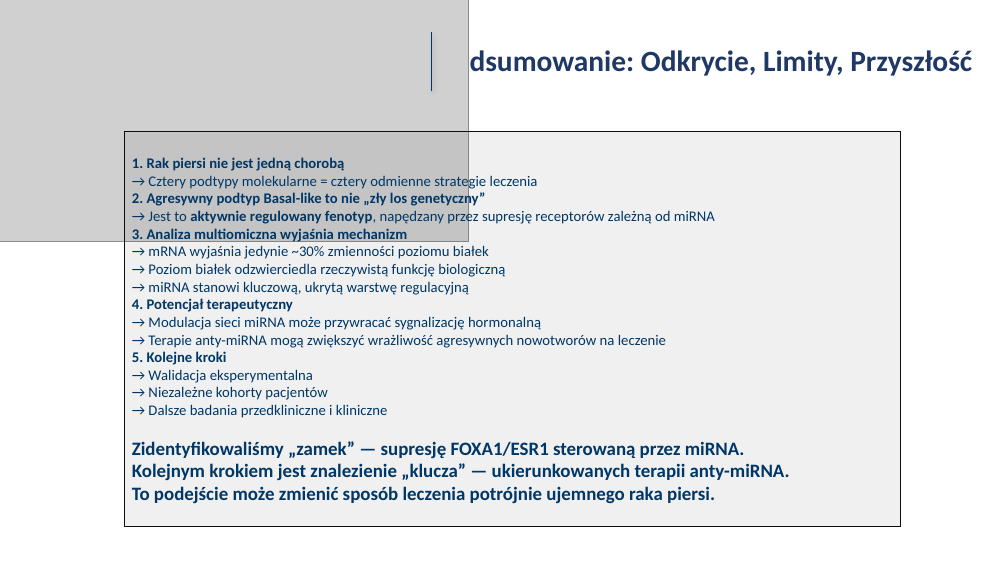
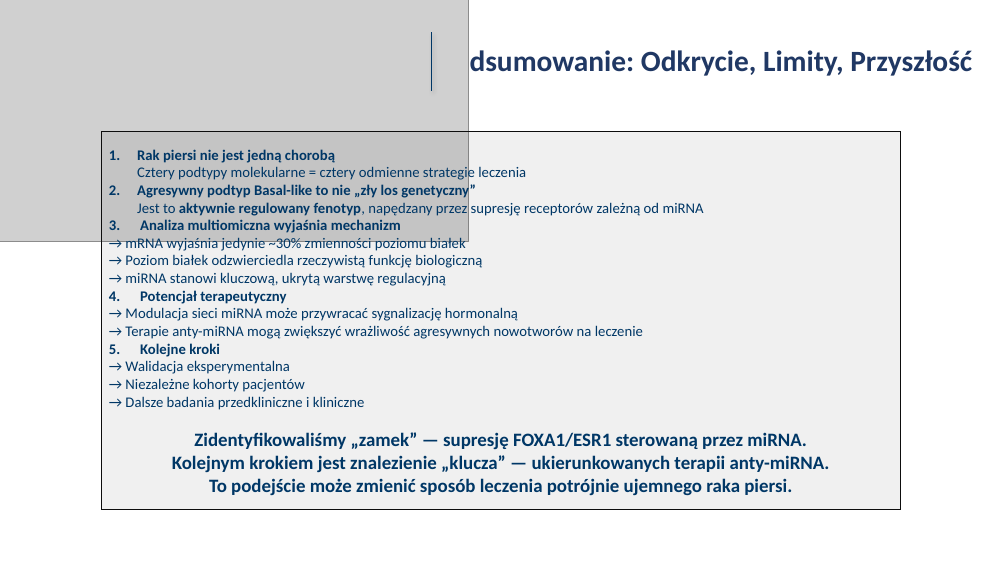
Before and after one commit to iZabela0001/Projekt_badawczy, a slide deck: slide 9 of pisanie_artykulu+prezentacja/Prezentacja.pptx. Drawn at 1008x567 pixels with LibreOffice and Linux fonts; fonts in the diff are those of the drawing; grey boxes stand for pictures. Boxes give left, top, right and bottom in pixels: in the first picture for what was removed or moved away, otherwise in the second. Text is boxed around its words. In the diff, an @@ line names an element or a change of style, - is before the commit and + after.

```diff
--- a/pisanie_artykulu+prezentacja/Prezentacja.pptx
+++ b/pisanie_artykulu+prezentacja/Prezentacja.pptx
@@ rectangle "Rak piersi nie jest jedną ...": place and size @@
-rectangle "Rak piersi nie jest jedną ..." at <box>125,132,901,527</box>
+rectangle "Rak piersi nie jest jedną ..." at <box>101,132,901,510</box>
@@ text in rectangle at <box>137,149,704,216</box>: text changed @@
-1. Rak piersi nie jest jedną chorobą
-→ Cztery podtypy molekularne = cztery odmienne strategie leczenia
-2. Agresywny podtyp Basal-like to nie „zły los genetyczny”
-→ Jest to aktywnie regulowany fenotyp, napędzany przez supresję receptorów zależną od miRNA
+1. Rak piersi nie jest jedną chorobą
+   Cztery podtypy molekularne = cztery odmienne strategie leczenia
+2. Agresywny podtyp Basal-like to nie „zły los genetyczny”
+   Jest to aktywnie regulowany fenotyp, napędzany przez supresję receptorów zależną od miRNA
@@ text in rectangle at <box>172,432,830,496</box>: alignment left to centre @@
```
Also in this commit, not shown: 12 other slides changed.
